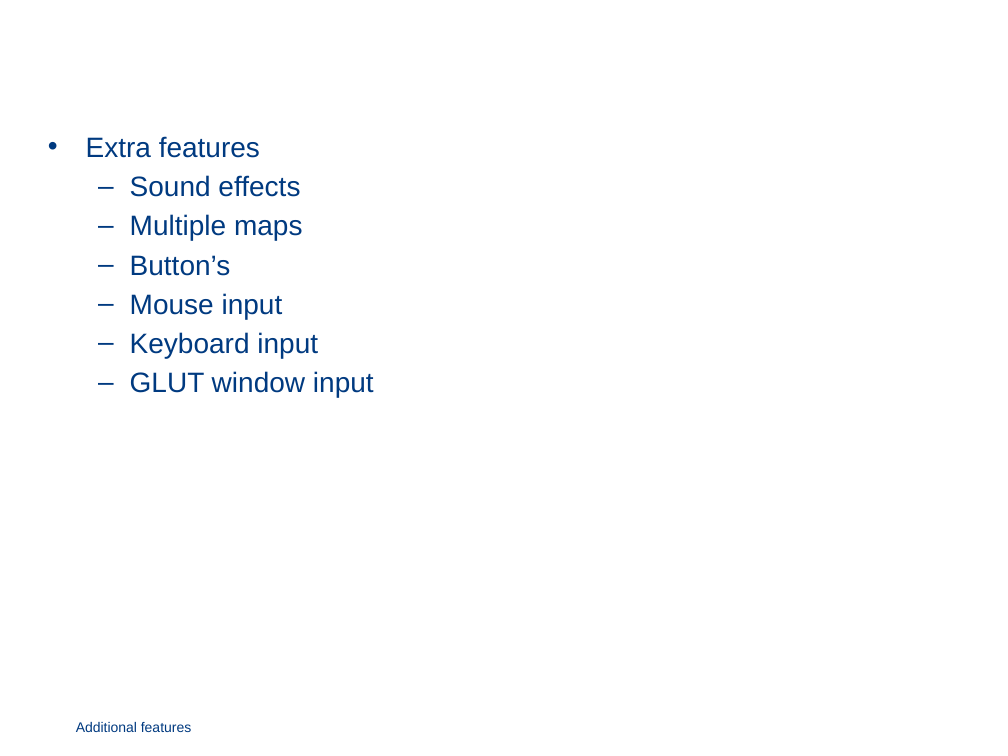
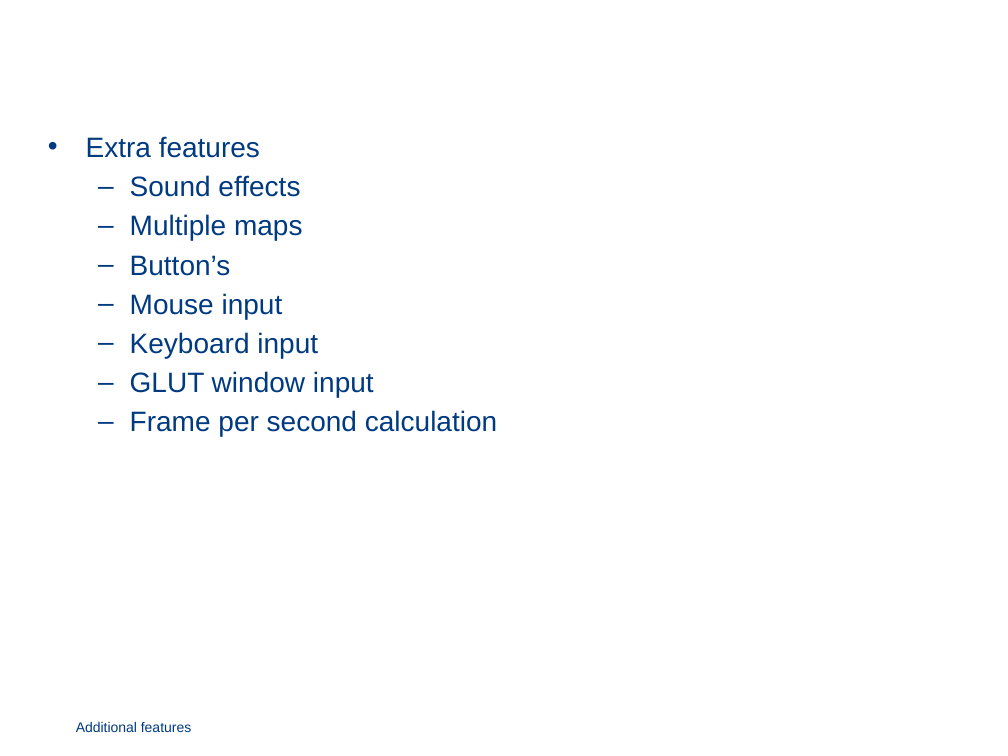
Before and after one commit to martijnvandijke/Computation-2, a slide deck: slide 8 of Presentation/Tower Defense.pptx (slide 13 before the commit). Drawn at 1008x756 pixels with LibreOffice and Linux fonts; fonts in the diff are those of the drawing; background and template pictures are left out. Boxes give left, top, right and bottom in pixels: in the first picture for what was removed or moved away, otherwise in the second. Text is boxed around its words. In the diff, an @@ line names an element or a change of style, - is before the commit and + after.

```diff
--- a/Presentation/Tower Defense.pptx
+++ b/Presentation/Tower Defense.pptx
@@ text at (x1=130, y1=410, x2=497, y2=437): paragraph added @@
+  – Frame per second calculation
```
Also in this commit, not shown: 6 other slides changed.
